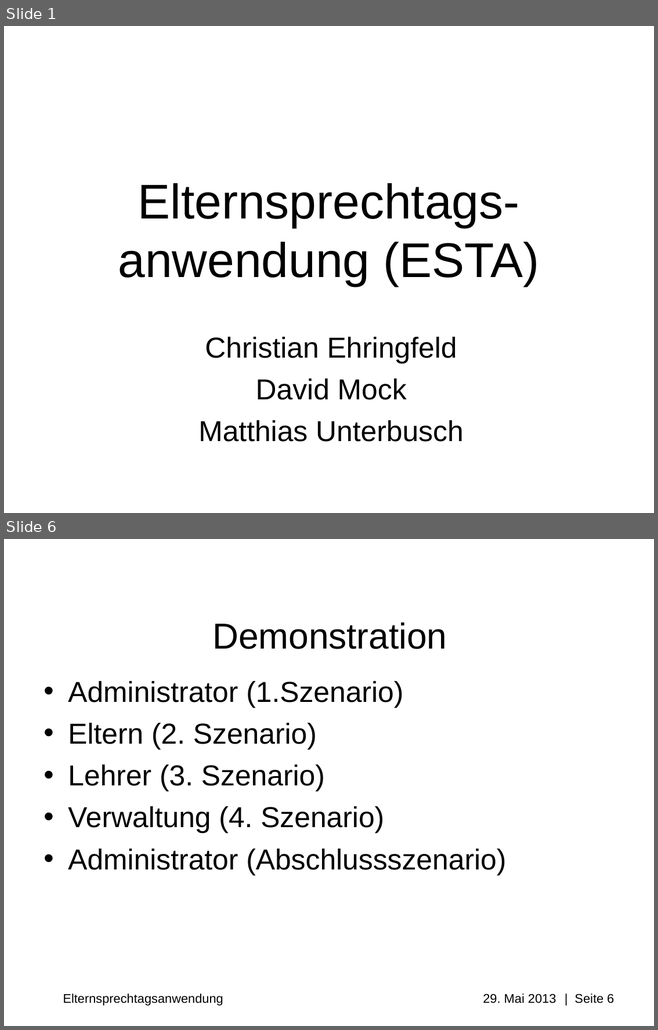
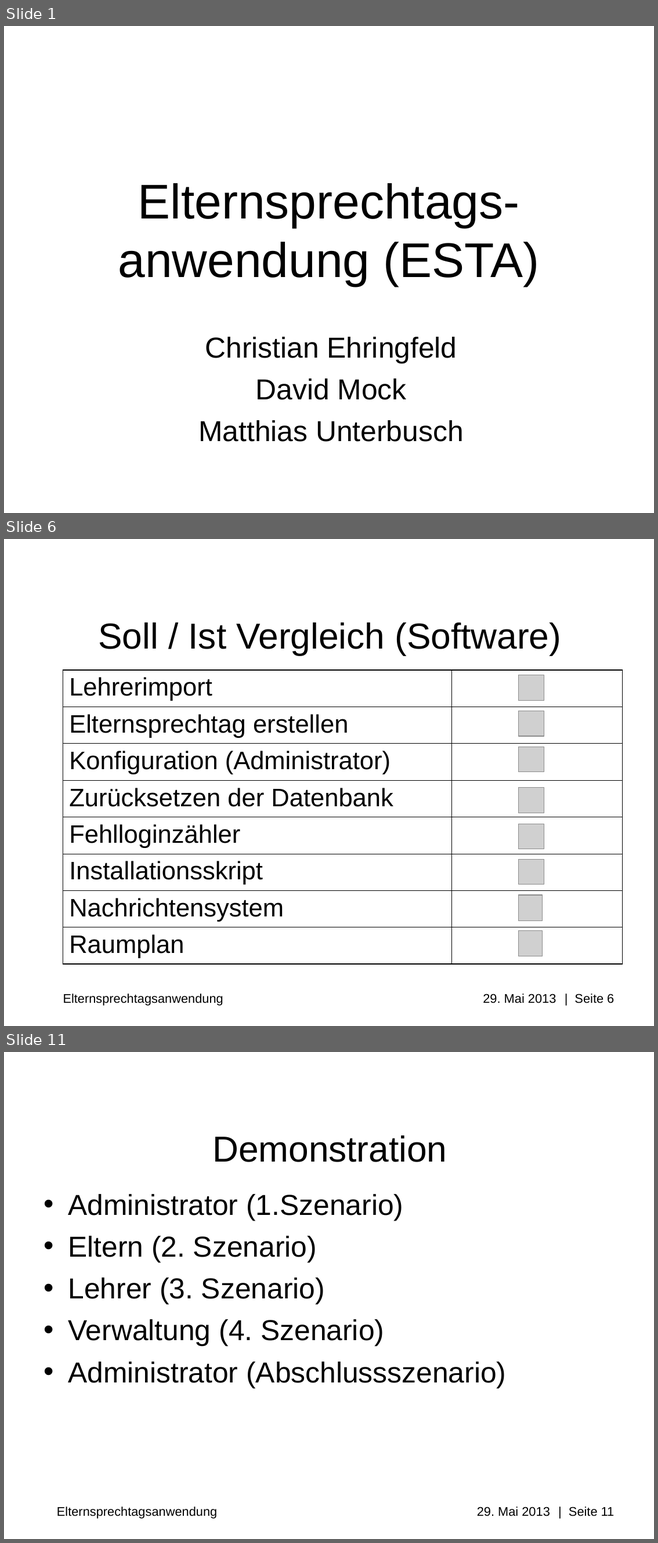
Before and after one commit to Professi/esta, a slide deck: docs/Praesentation/Elternsprechtagsapplikation(ESTA).ppt. Shown one above the other, each under a label of ours: slides 1 and 6 before the commit, slides 1, 6 and 11 after it; the slides between them are not shown. The pictures are 658x1030 and 658x1543 pixels, drawn with LibreOffice and Linux fonts; fonts in the diff are those of the drawing; grey boxes stand for pictures; background and template pictures are left out. Boxes give left, top, right and bottom in pixels: in the first picture for what was removed or moved away, otherwise in the second. Text is boxed around its words. In the diff, an @@ line names an element or a change of style, - is before the commit and + after.

```diff
--- a/docs/Praesentation/Elternsprechtagsapplikation(ESTA).ppt
+++ b/docs/Praesentation/Elternsprechtagsapplikation(ESTA).ppt
@@ slide 6 added at [4, 539, 654, 1026], background #FFFFFF; not listed: 1 template element that a slide beside it also shows @@
@@ title added at [98, 623, 561, 655], 40 pt, text #000000 @@
+Soll / Ist Vergleich (Software)
@@ table added at [63, 670, 622, 965], 8 rows, 2 columns @@
+Lehrerimport | 
+Elternsprechtag erstellen | 
+Konfiguration (Administrator) | 
+Zurücksetzen der Datenbank | 
+Fehlloginzähler | 
+Installationsskript | 
+Nachrichtensystem | 
+Raumplan | 
@@ picture added at [518, 675, 543, 701] @@
@@ picture added at [518, 711, 543, 736] @@
@@ picture added at [518, 747, 543, 772] @@
@@ picture added at [518, 788, 543, 813] @@
@@ picture added at [518, 824, 543, 849] @@
@@ picture added at [518, 859, 543, 885] @@
@@ picture added at [518, 895, 542, 920] @@
@@ picture added at [518, 931, 542, 956] @@
@@ what was slide 6 is now slide 11 @@
@@ text at [57, 1507, 614, 1519]: text changed @@
-Elternsprechtagsanwendung 29. Mai 2013 | Seite 6
+Elternsprechtagsanwendung 29. Mai 2013 | Seite 11
```
Also in this commit, not shown: 2 slides changed, 6 other slides added, 2 slides removed, 3 other files.
